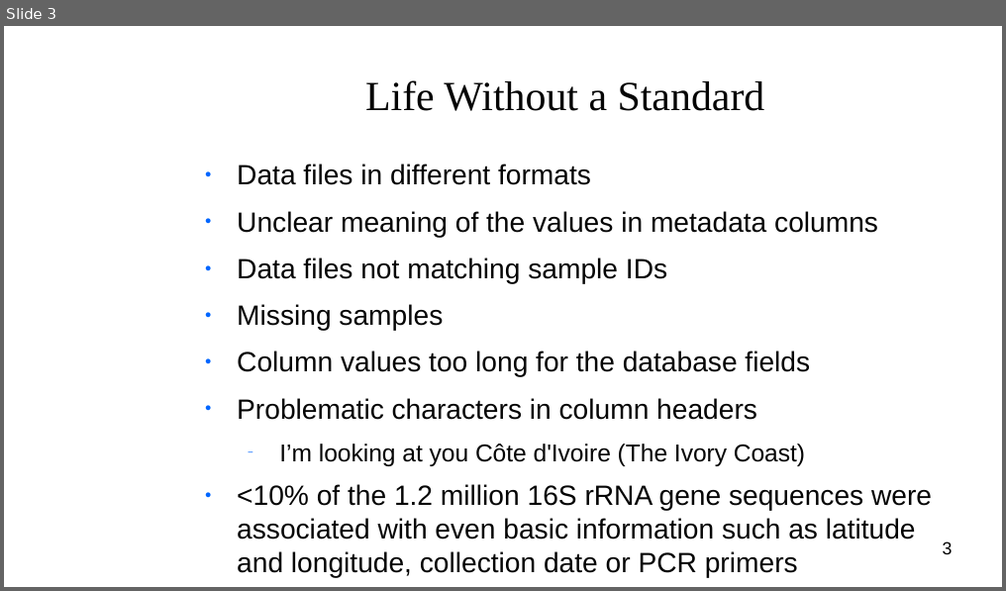
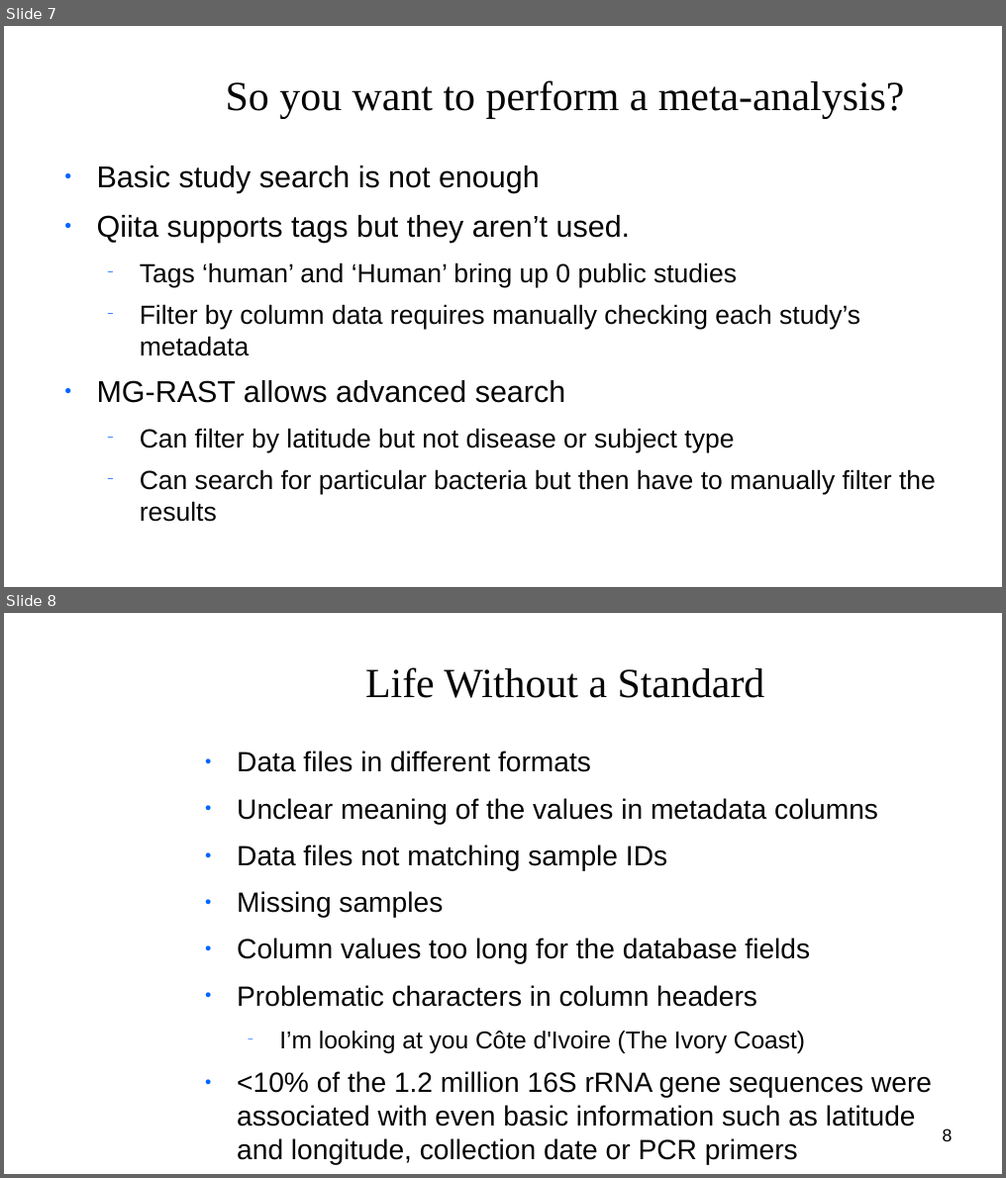
Before and after one commit to clemente-lab/mmeds-meta, a slide deck: sql/mmeds.odp. Shown one above the other, each under a label of ours: slide 3 before the commit, slides 7 and 8 after it. The pictures are 1006x591 and 1006x1178 pixels, drawn with LibreOffice and Linux fonts; fonts in the diff are those of the drawing; background and template pictures are left out. Boxes give left, top, right and bottom in pixels: in the first picture for what was removed or moved away, otherwise in the second. Text is boxed around its words. In the diff, an @@ line names an element or a change of style, - is before the commit and + after.

```diff
--- a/sql/mmeds.odp
+++ b/sql/mmeds.odp
@@ slide 7 added at [4, 26, 1002, 587], background picture (left out) @@
@@ title added at [226, 80, 905, 118], 33 pt, text #050505 @@
+So you want to perform a meta-analysis?
@@ text added at [97, 166, 936, 495], 20.9 pt, text #050505 @@
+● Basic study search is not enough
+● Qiita supports tags but they aren’t used.
+  − Tags ‘human’ and ‘Human’ bring up 0 public studies
+  − Filter by column data requires manually checking each study’s metadata
+● MG-RAST allows advanced search
+  − Can filter by latitude but not disease or subject type
+  − Can search for particular bacteria but then have to manually filter the results
@@ what was slide 3 is now slide 8 @@
@@ page number at [943, 1129, 952, 1142]: text changed @@
-3
+8
```
Also in this commit, not shown: 3 slides changed, 6 other slides added, 1 slide removed, 1 other file.
